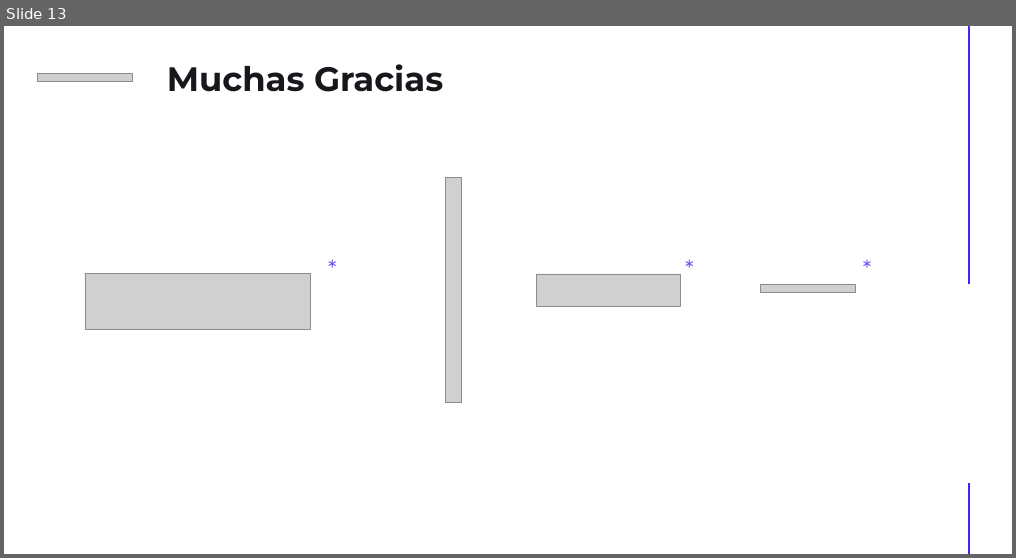
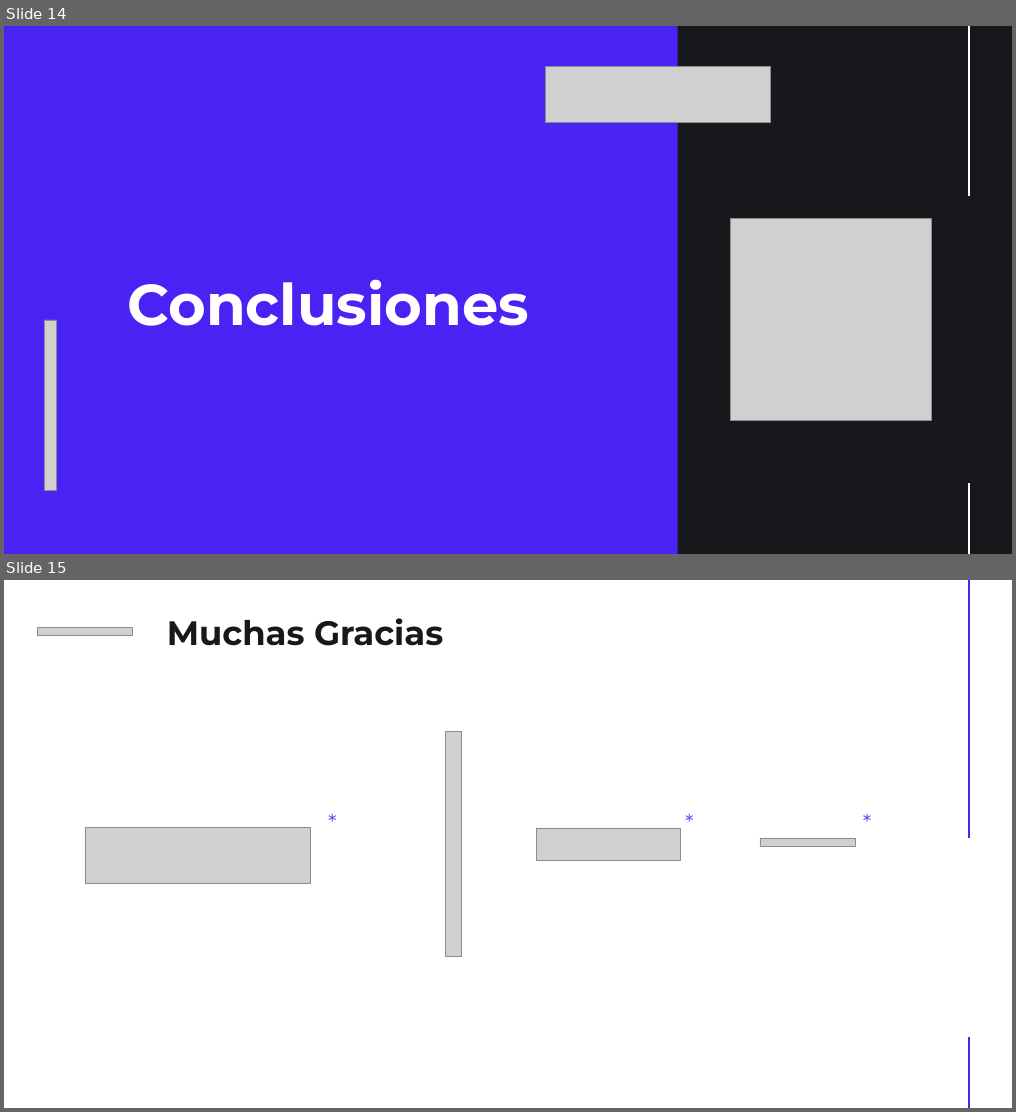
Before and after one commit to gcastillodn/python2, a slide deck: Proyect_Final/Demo Day - Gustavo Castillo.pptx. Shown one above the other, each under a label of ours: slide 13 before the commit, slides 14 and 15 after it. The pictures are 1016x558 and 1016x1112 pixels, drawn with LibreOffice and Linux fonts; fonts in the diff are those of the drawing; grey boxes stand for pictures. Boxes give left, top, right and bottom in pixels: in the first picture for what was removed or moved away, otherwise in the second. Text is boxed around its words. In the diff, an @@ line names an element or a change of style, - is before the commit and + after.

```diff
--- a/Proyect_Final/Demo Day - Gustavo Castillo.pptx
+++ b/Proyect_Final/Demo Day - Gustavo Castillo.pptx
@@ slide 14 added at box(4, 26, 1012, 554), background #4B22F4 @@
@@ rectangle added at box(677, 26, 1012, 554), fill #16181C @@
@@ line added from (969, 26) to (969, 196), #FFFFFF 1.5 pt @@
@@ picture added at box(545, 66, 771, 122) @@
@@ picture added at box(730, 219, 932, 420) @@
@@ text added at box(127, 279, 529, 326), 68 pt, text #FFFFFF, bold @@
+Conclusiones
@@ picture added at box(44, 320, 56, 490) @@
@@ line added from (969, 483) to (969, 554), #FFFFFF 1.5 pt @@
@@ what was slide 13 is now slide 15 @@
```
Also in this commit, not shown: 4 slides changed, 2 other slides added, 1 slide removed.
